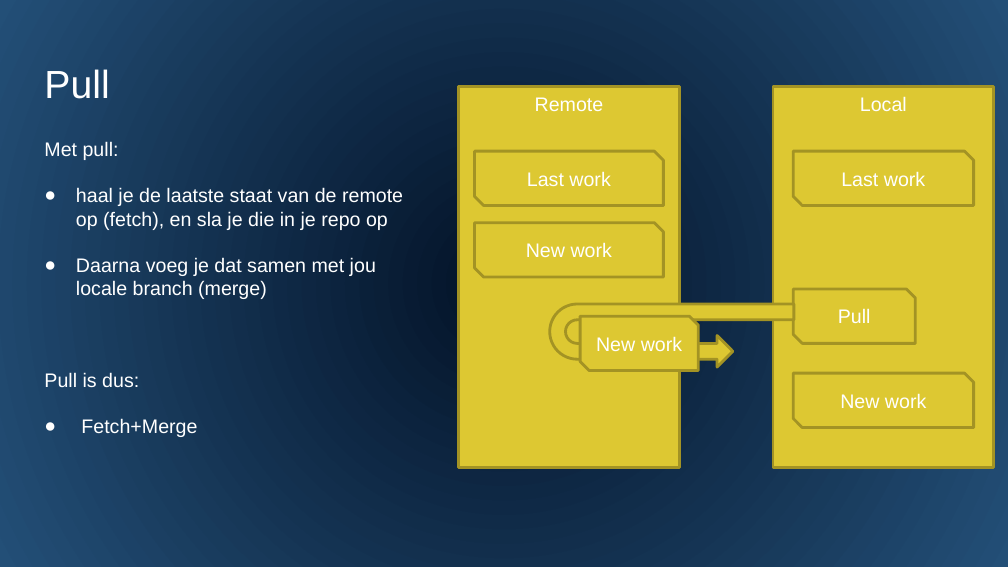
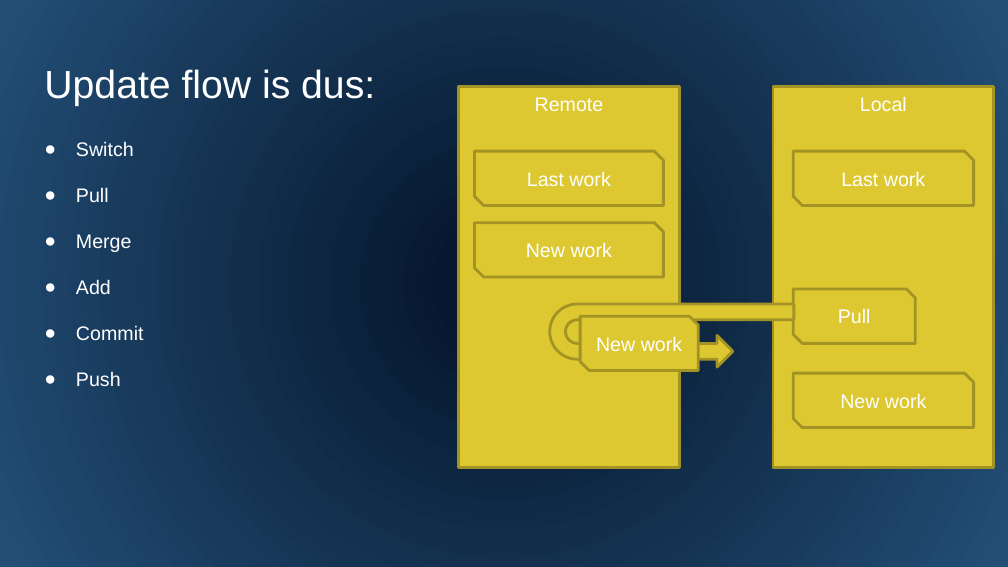
Before and after one commit to djsjollema/lessen-gamedevelopment, a slide deck: slide 9 of M2/Skill/4-Workflow/PowerPoint/4 workflow.pptx (slide 6 before the commit). Drawn at 1008x567 pixels with LibreOffice and Linux fonts; fonts in the diff are those of the drawing. Boxes give left, top, right and bottom in pixels: in the first picture for what was removed or moved away, otherwise in the second. Text is boxed around its words. In the diff, an @@ line names an element or a change of style, - is before the commit and + after.

```diff
--- a/M2/Skill/4-Workflow/PowerPoint/4 workflow.pptx
+++ b/M2/Skill/4-Workflow/PowerPoint/4 workflow.pptx
@@ title at <box>44,69,375,106</box>: text changed @@
-Pull
+Update flow is dus:
@@ text at <box>76,141,144,386</box>: text changed @@
-Met pull:
-● haal je de laatste staat van de remote op (fetch), en sla je die in je repo op
-● Daarna voeg je dat samen met jou locale branch (merge)
-Pull is dus:
-● Fetch+Merge
+● Switch
+● Pull
+● Merge
+● Add
+● Commit
+● Push
```
Also in this commit, not shown: 3 other slides changed, 4 slides added, 1 other file.
